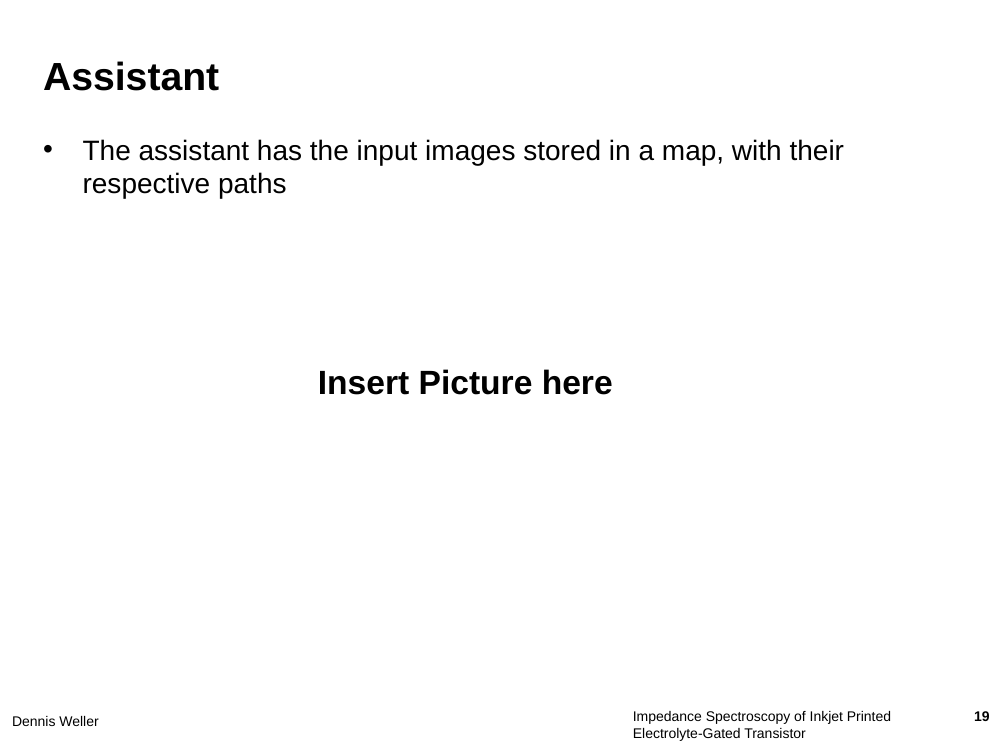
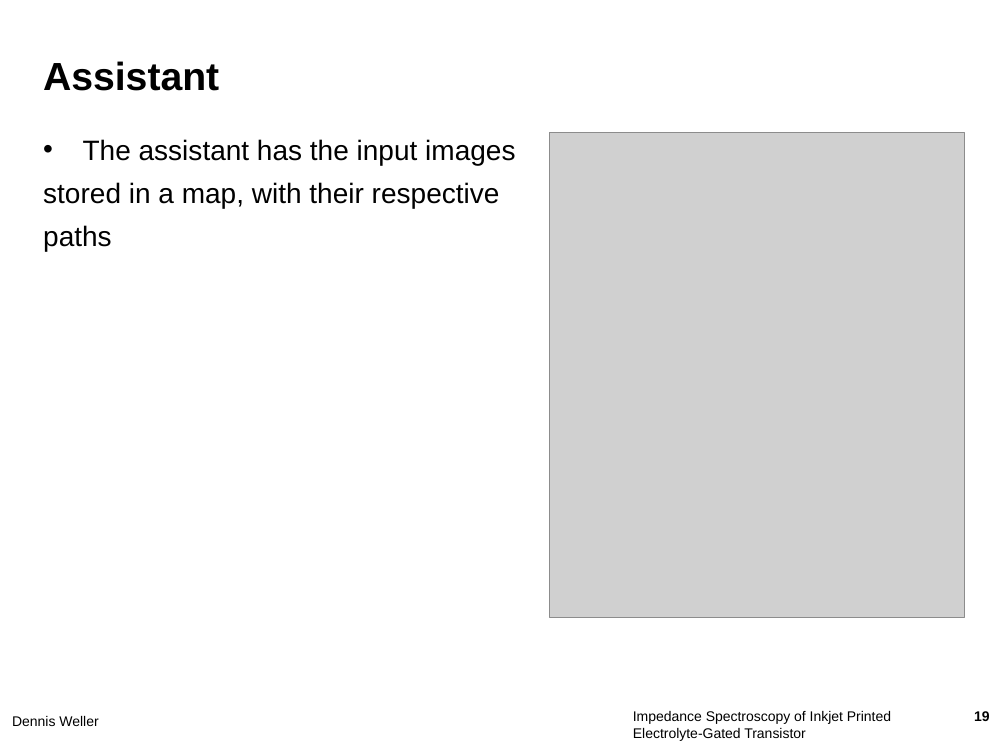
Before and after one commit to MehyarCh/HEPICS, a slide deck: slide 19 of Test-Document/TEST_PPT_2.0.pptx. Drawn at 1008x756 pixels with LibreOffice and Linux fonts; fonts in the diff are those of the drawing; grey boxes stand for pictures; background and template pictures are left out. Boxes give left, top, right and bottom in pixels: in the first picture for what was removed or moved away, otherwise in the second. Text is boxed around its words. In the diff, an @@ line names an element or a change of style, - is before the commit and + after.

```diff
--- a/Test-Document/TEST_PPT_2.0.pptx
+++ b/Test-Document/TEST_PPT_2.0.pptx
@@ text at [43,139,515,252]: text changed @@
-• The assistant has the input images stored in a map, with their respective paths
+• The assistant has the input images
+stored in a map, with their respective
+paths
@@ picture added at [549,132,965,617] @@
@@ text removed at [318,369,613,395] @@
-Insert Picture here
```
Also in this commit, not shown: 3 other slides changed.
